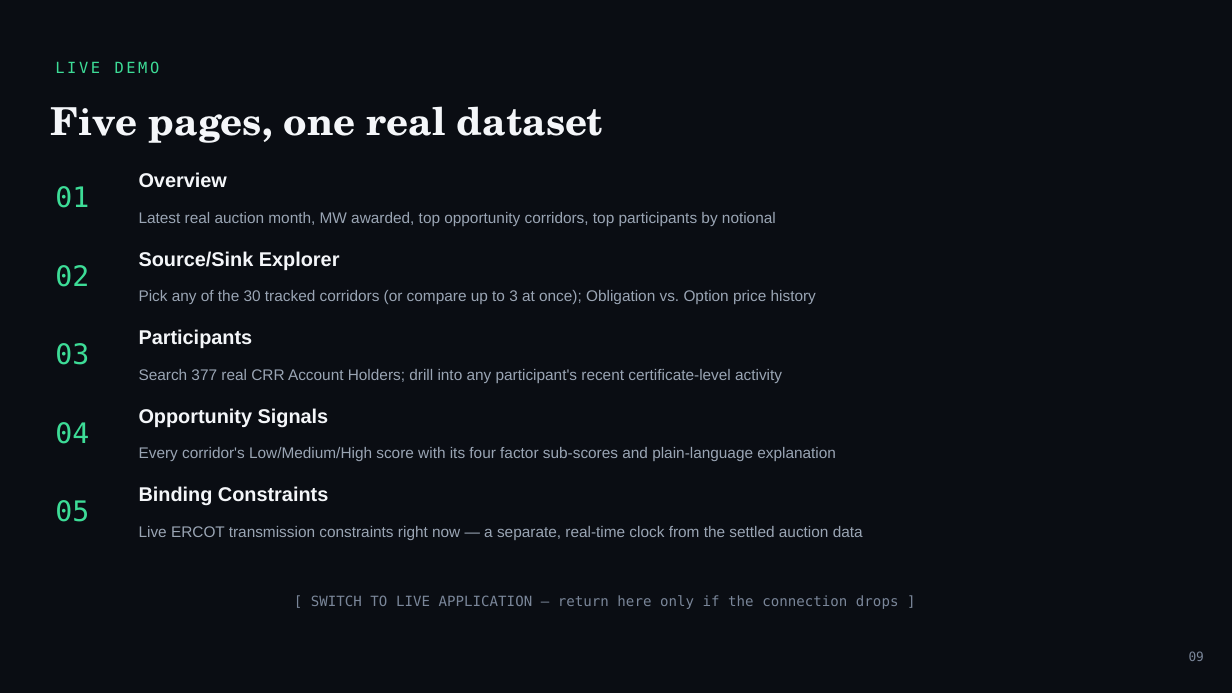
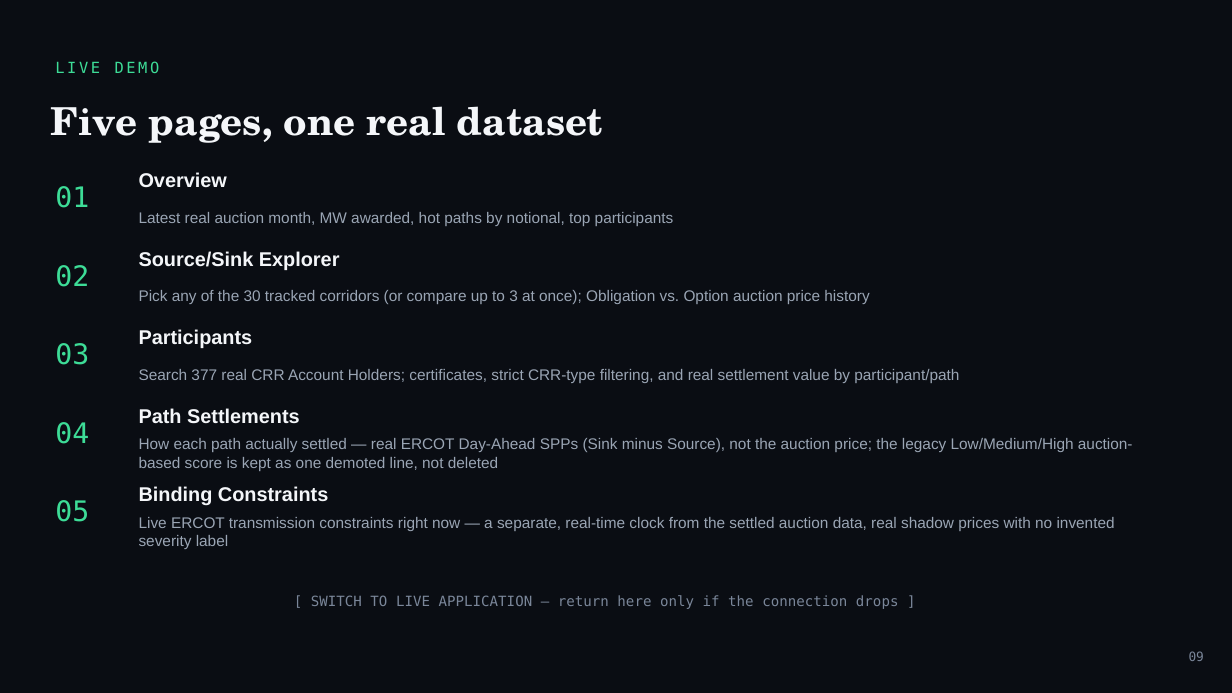
Before and after one commit to saifa18/crr_capstone, a slide deck: slide 9 of presentation/ERCOT_CRR_Capstone_Presentation.pptx. Drawn at 1232x693 pixels with LibreOffice and Linux fonts; fonts in the diff are those of the drawing. Boxes give left, top, right and bottom in pixels: in the first picture for what was removed or moved away, otherwise in the second. Text is boxed around its words. In the diff, an @@ line names an element or a change of style, - is before the commit and + after.

```diff
--- a/presentation/ERCOT_CRR_Capstone_Presentation.pptx
+++ b/presentation/ERCOT_CRR_Capstone_Presentation.pptx
@@ text at (x1=139, y1=212, x2=674, y2=226): text changed @@
-Latest real auction month, MW awarded, top opportunity corridors, top participants by notional
+Latest real auction month, MW awarded, hot paths by notional, top participants
@@ text at (x1=139, y1=290, x2=869, y2=304): text changed @@
-Pick any of the 30 tracked corridors (or compare up to 3 at once); Obligation vs. Option price history
+Pick any of the 30 tracked corridors (or compare up to 3 at once); Obligation vs. Option auction price history
@@ text at (x1=139, y1=369, x2=959, y2=383): text changed @@
-Search 377 real CRR Account Holders; drill into any participant's recent certificate-level activity
+Search 377 real CRR Account Holders; certificates, strict CRR-type filtering, and real settlement value by participant/path
@@ text at (x1=139, y1=408, x2=300, y2=424): text changed @@
-Opportunity Signals
+Path Settlements
@@ text at (x1=139, y1=438, x2=1133, y2=471): text changed @@
-Every corridor's Low/Medium/High score with its four factor sub-scores and plain-language explanation
+How each path actually settled — real ERCOT Day-Ahead SPPs (Sink minus Source), not the auction price; the legacy Low/Medium/High auction-based score is kept as one demoted line, not deleted
@@ text at (x1=139, y1=517, x2=1115, y2=549): text changed @@
-Live ERCOT transmission constraints right now — a separate, real-time clock from the settled auction data
+Live ERCOT transmission constraints right now — a separate, real-time clock from the settled auction data, real shadow prices with no invented severity label
```
Also in this commit, not shown: 6 other slides changed, 2 other files.
